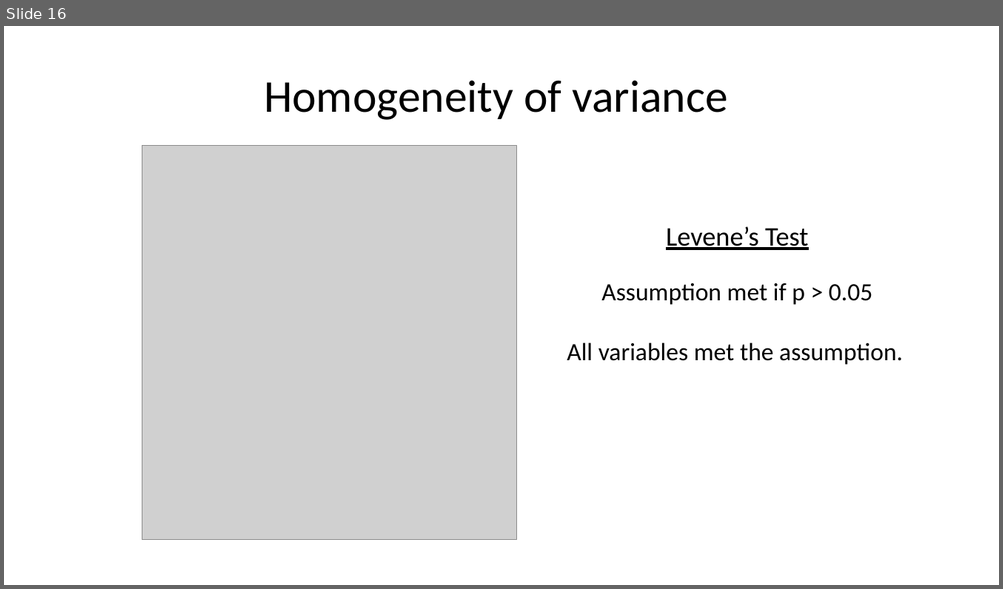
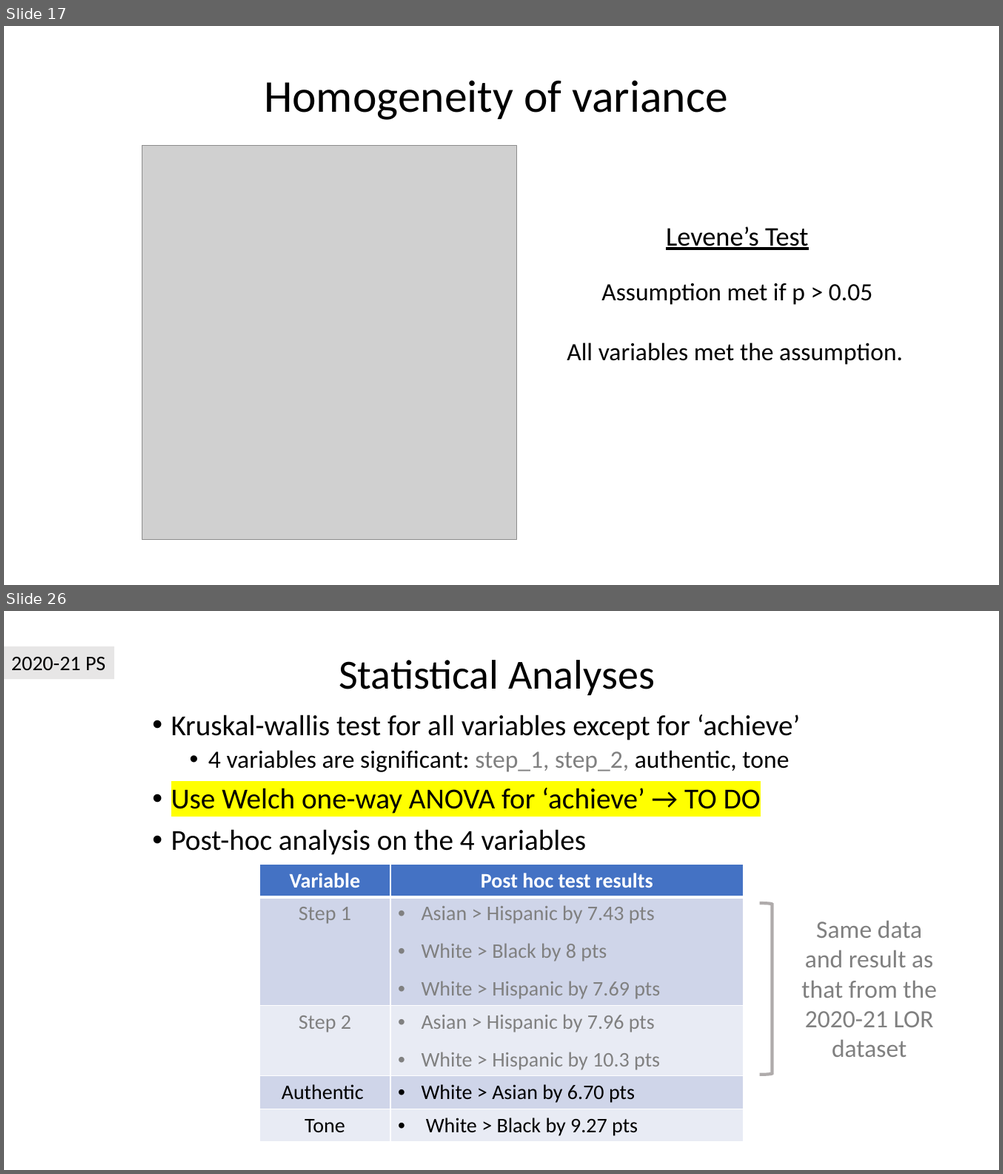
Before and after one commit to tiffanydho/ENT_research, a slide deck: ERAS_Linguistics/ERAS_race_report.pptx. Shown one above the other, each under a label of ours: slide 16 before the commit, slides 17 and 26 after it; the slides between them are not shown. The pictures are 1003x589 and 1003x1174 pixels, drawn with LibreOffice and Linux fonts; fonts in the diff are those of the drawing; grey boxes stand for pictures. Boxes give left, top, right and bottom in pixels: in the first picture for what was removed or moved away, otherwise in the second. Text is boxed around its words. In the diff, an @@ line names an element or a change of style, - is before the commit and + after.

```diff
--- a/ERAS_Linguistics/ERAS_race_report.pptx
+++ b/ERAS_Linguistics/ERAS_race_report.pptx
@@ slide 26 added at bbox=[4, 611, 999, 1170], background #FFFFFF @@
@@ rectangle added at bbox=[4, 647, 114, 680], fill #E7E6E6, 20 pt, text #000000 @@
+2020-21 PS
@@ title added at bbox=[338, 660, 654, 695], 40 pt, text #000000 @@
+Statistical Analyses
@@ text added at bbox=[171, 715, 800, 855], 28 pt, text #000000 @@
+• Kruskal-wallis test for all variables except for ‘achieve’
+  • 4 variables are significant: step_1, step_2, authentic, tone
+• Use Welch one-way ANOVA for ‘achieve’ → TO DO
+• Post-hoc analysis on the 4 variables
@@ table added at bbox=[259, 865, 743, 1139], 5 rows, 2 columns @@
+Variable | Post hoc test results
+Step 1 | Asian > Hispanic by 7.43 pts / White > Black by 8 pts / White > Hispanic by 7.69 pts
+Step 2 | Asian > Hispanic by 7.96 pts / White > Hispanic by 10.3 pts
+Authentic | White > Asian by 6.70 pts
+Tone | White > Black by 9.27 pts
@@ right bracket added at bbox=[759, 903, 771, 1075], outline #AFABAB 3 pt @@
@@ text added at bbox=[801, 920, 936, 1057], 24 pt, text #808080 @@
+Same data and result as that from the 2020-21 LOR dataset
@@ what was slide 16 is now slide 17 @@
```
Also in this commit, not shown: 9 slides changed, 37 other slides added, 1 slide removed, 6 other files.
